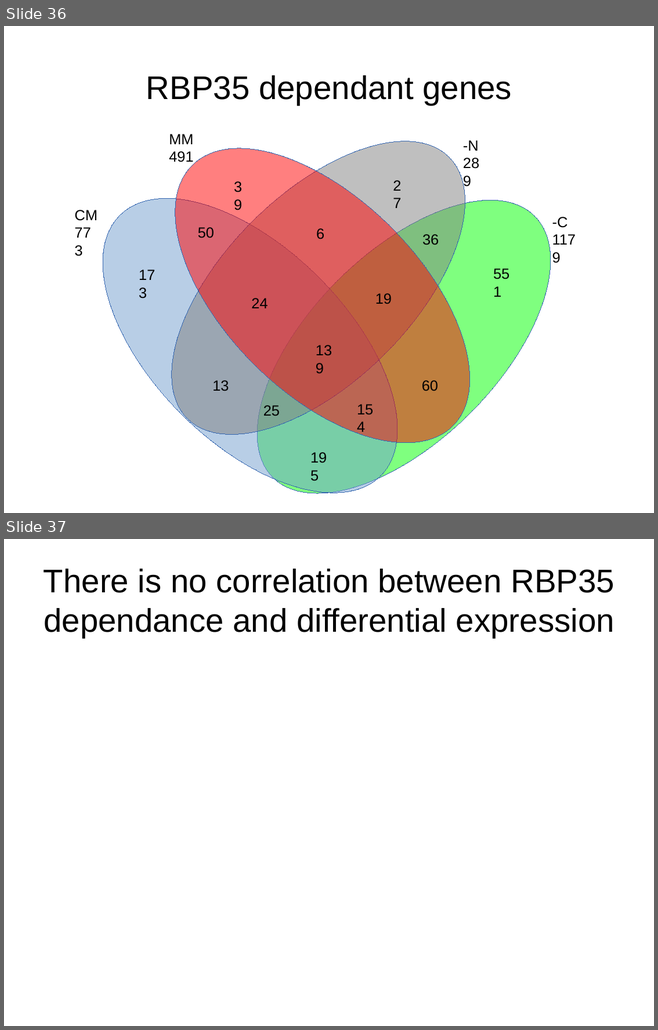
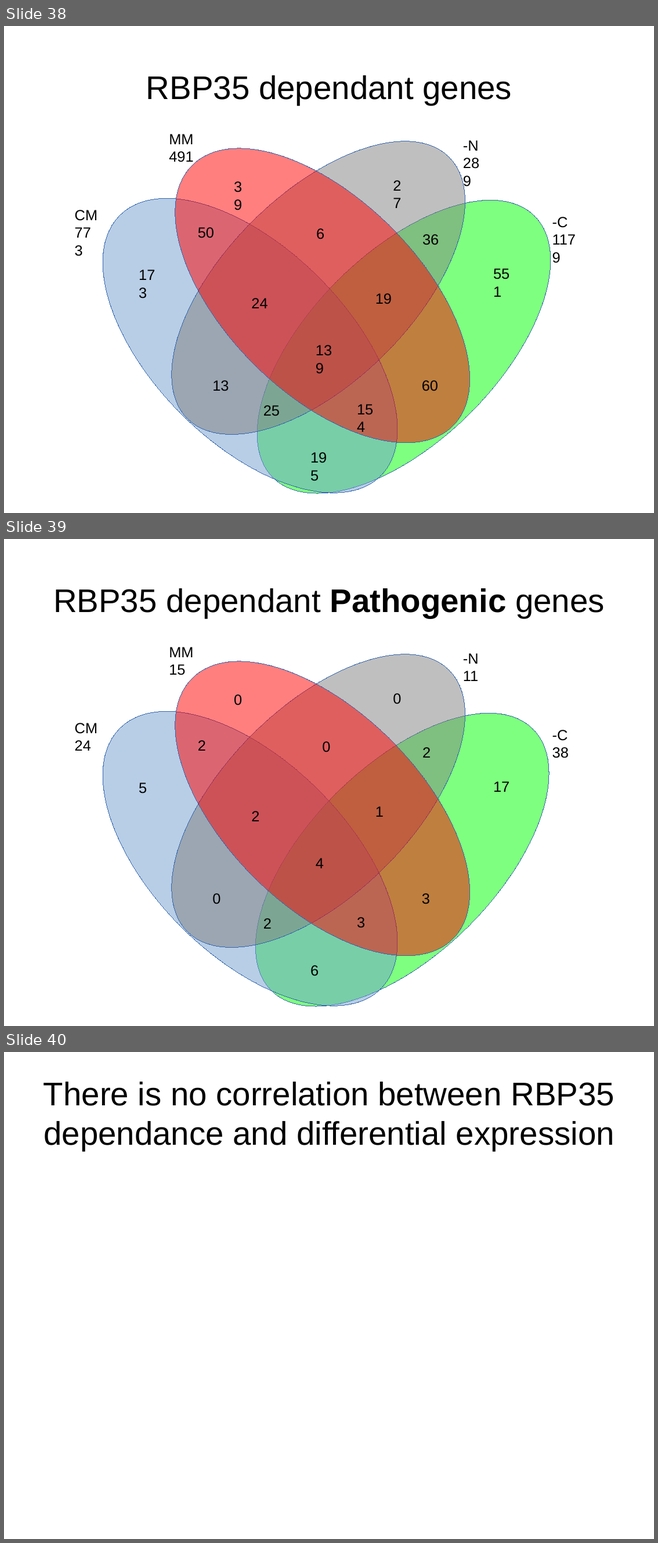
Before and after one commit to wilkinsonlab/m-oryzae-polya, a slide deck: doc/oryzae_presentation.odp. Shown one above the other, each under a label of ours: slides 36 and 37 before the commit, slides 38, 39 and 40 after it. The pictures are 658x1030 and 658x1543 pixels, drawn with LibreOffice and Linux fonts; fonts in the diff are those of the drawing. Boxes give left, top, right and bottom in pixels: in the first picture for what was removed or moved away, otherwise in the second. Text is boxed around its words. In the diff, an @@ line names an element or a change of style, - is before the commit and + after.

```diff
--- a/doc/oryzae_presentation.odp
+++ b/doc/oryzae_presentation.odp
@@ slide 39 added at (x1=4, y1=539, x2=654, y2=1026), background #FFFFFF @@
@@ title added at (x1=53, y1=588, x2=604, y2=618), 40 pt, text #000000 @@
+RBP35 dependant Pathogenic genes
@@ ellipse added at (x1=121, y1=603, x2=516, y2=998), fill #808080 at 50% opacity, outline #3465AF 0 pt @@
@@ ellipse added at (x1=123, y1=610, x2=521, y2=1008), fill #FF0000 at 50% opacity, outline #3465AF 0 pt @@
@@ ellipse added at (x1=52, y1=660, x2=449, y2=1026), fill #729FCF at 50% opacity, outline #3465AF 0 pt @@
@@ text added at (x1=169, y1=647, x2=193, y2=675), 18 pt, text #000000 @@
+MM
+15
@@ text added at (x1=463, y1=653, x2=478, y2=681), 18 pt, text #000000 @@
+-N
+11
@@ ellipse added at (x1=205, y1=663, x2=600, y2=1026), fill #00FF00 at 50% opacity, outline #3465AF 0 pt @@
@@ text added at (x1=234, y1=694, x2=242, y2=705), 18 pt, text #000000 @@
+0
@@ text added at (x1=393, y1=693, x2=401, y2=704), 18 pt, text #000000 @@
+0
@@ text added at (x1=75, y1=723, x2=97, y2=751), 18 pt, text #000000 @@
+CM
+24
@@ text added at (x1=552, y1=730, x2=568, y2=758), 18 pt, text #000000 @@
+-C
+38
@@ text added at (x1=198, y1=740, x2=206, y2=751), 18 pt, text #000000 @@
+2
@@ text added at (x1=322, y1=741, x2=330, y2=752), 18 pt, text #000000 @@
+0
@@ text added at (x1=422, y1=747, x2=430, y2=758), 18 pt, text #000000 @@
+2
@@ text added at (x1=493, y1=781, x2=509, y2=792), 18 pt, text #000000 @@
+17
@@ text added at (x1=139, y1=783, x2=147, y2=794), 18 pt, text #000000 @@
+5
@@ text added at (x1=251, y1=811, x2=259, y2=821), 18 pt, text #000000 @@
+2
@@ text added at (x1=375, y1=806, x2=383, y2=817), 18 pt, text #000000 @@
+1
@@ text added at (x1=315, y1=858, x2=324, y2=868), 18 pt, text #000000 @@
+4
@@ text added at (x1=212, y1=893, x2=220, y2=904), 18 pt, text #000000 @@
+0
@@ text added at (x1=422, y1=893, x2=430, y2=904), 18 pt, text #000000 @@
+3
@@ text added at (x1=263, y1=918, x2=271, y2=929), 18 pt, text #000000 @@
+2
@@ text added at (x1=357, y1=917, x2=365, y2=928), 18 pt, text #000000 @@
+3
@@ text added at (x1=310, y1=965, x2=318, y2=976), 18 pt, text #000000 @@
+6
@@ what was slide 36 is now slide 38 @@
@@ what was slide 37 is now slide 40 @@
```
Also in this commit, not shown: 11 slides changed, 2 other slides added, 4 other files.
